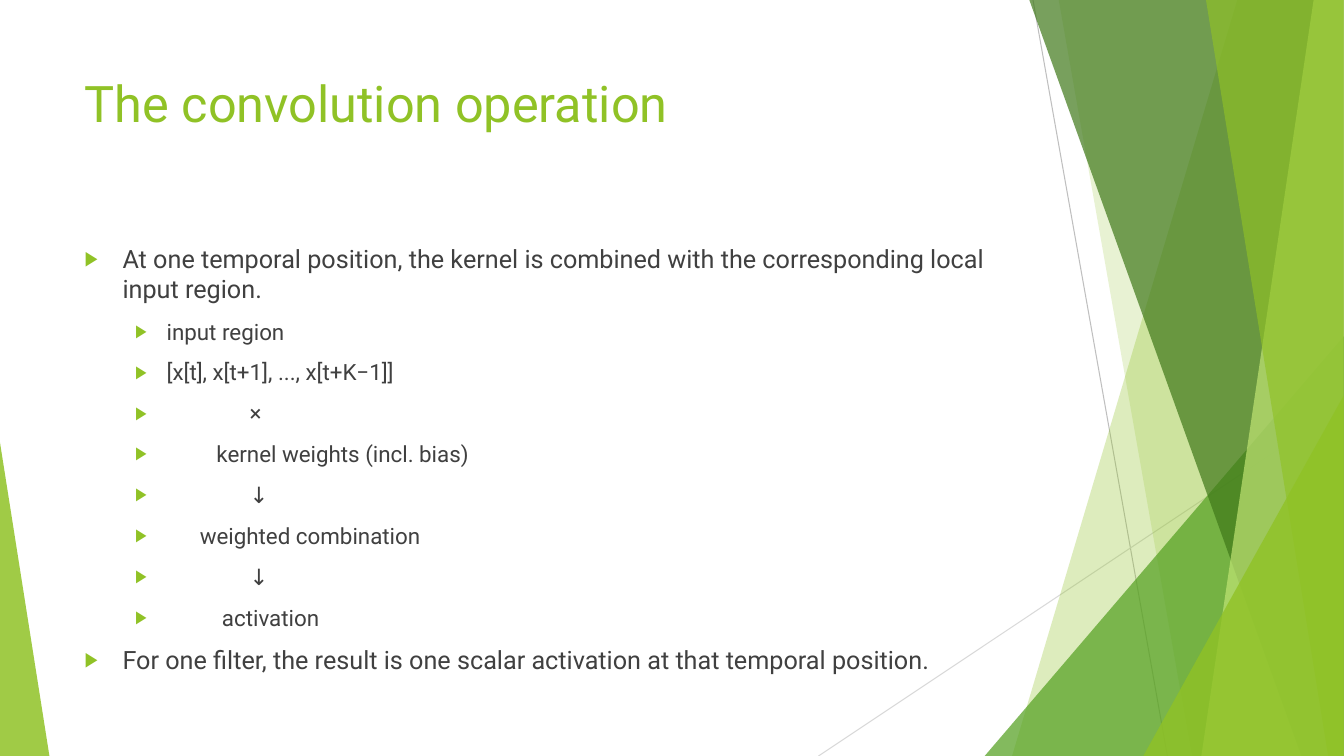
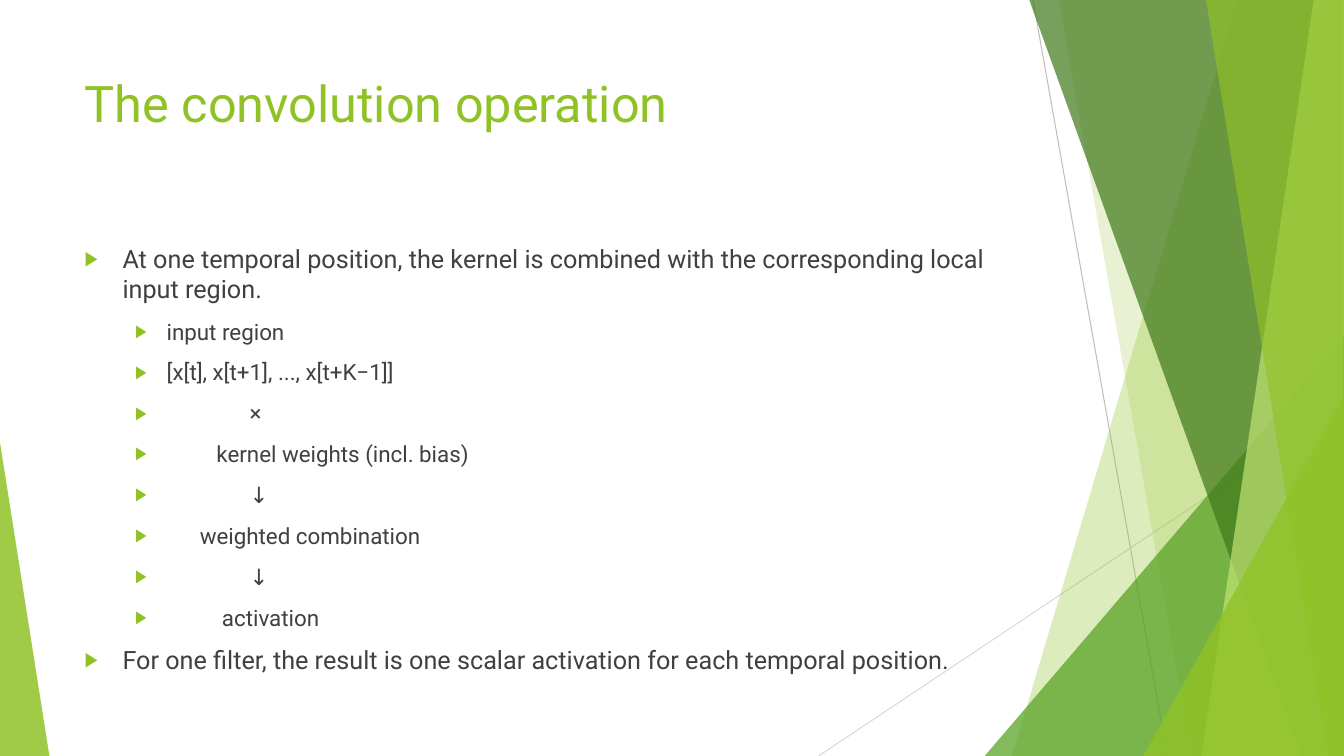
Before and after one commit to FranzGH/timeseries, a slide deck: slide 20 of Slides/05 CNNs.pptx. Drawn at 1344x756 pixels with LibreOffice and Linux fonts; fonts in the diff are those of the drawing. Boxes give left, top, right and bottom in pixels: in the first picture for what was removed or moved away, otherwise in the second. Text is boxed around its words. In the diff, an @@ line names an element or a change of style, - is before the commit and + after.

```diff
--- a/Slides/05 CNNs.pptx
+++ b/Slides/05 CNNs.pptx
@@ text at (x1=123, y1=650, x2=949, y2=674): text changed @@
-▶ For one filter, the result is one scalar activation at that temporal position.
+▶ For one filter, the result is one scalar activation for each temporal position.
```
Also in this commit, not shown: 26 other slides changed, 1 slide removed, 4 other files.
